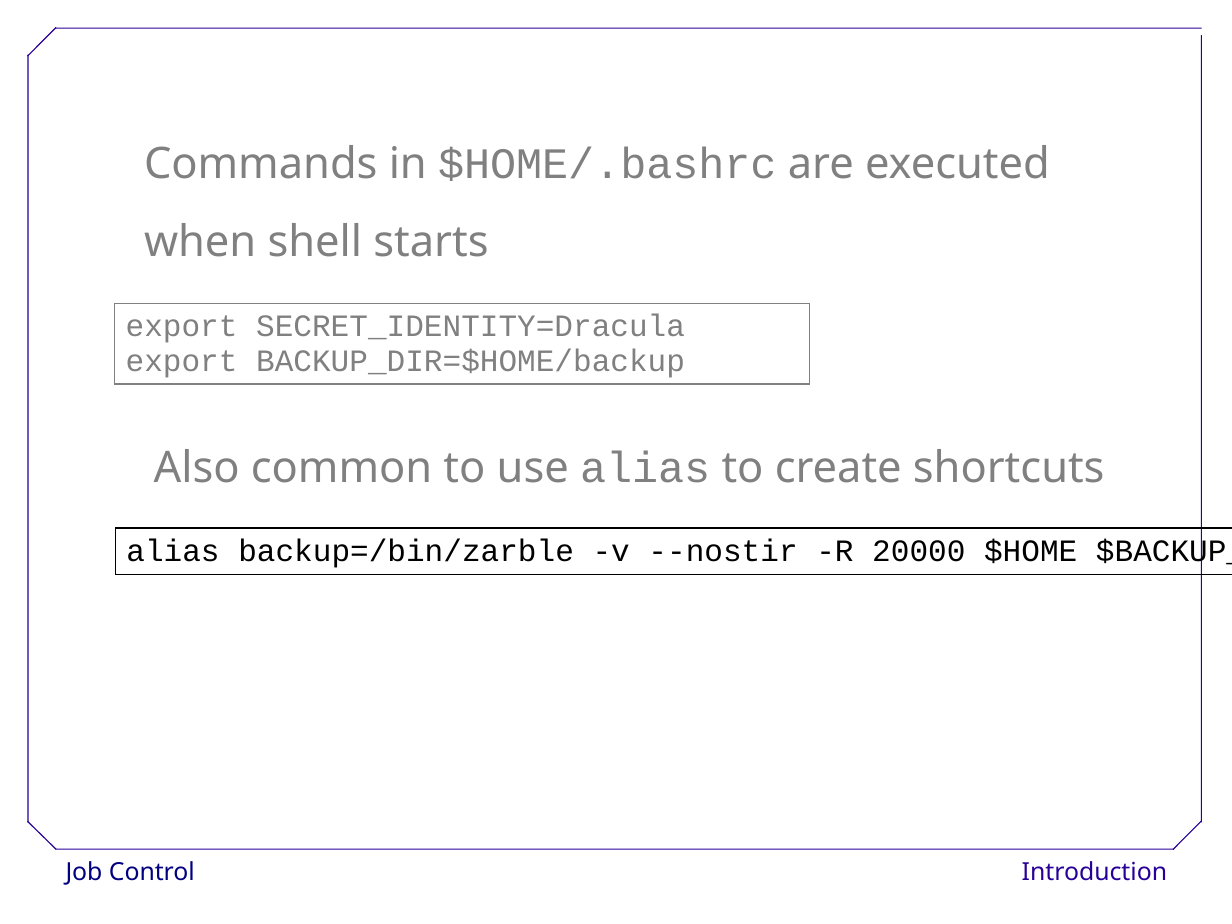
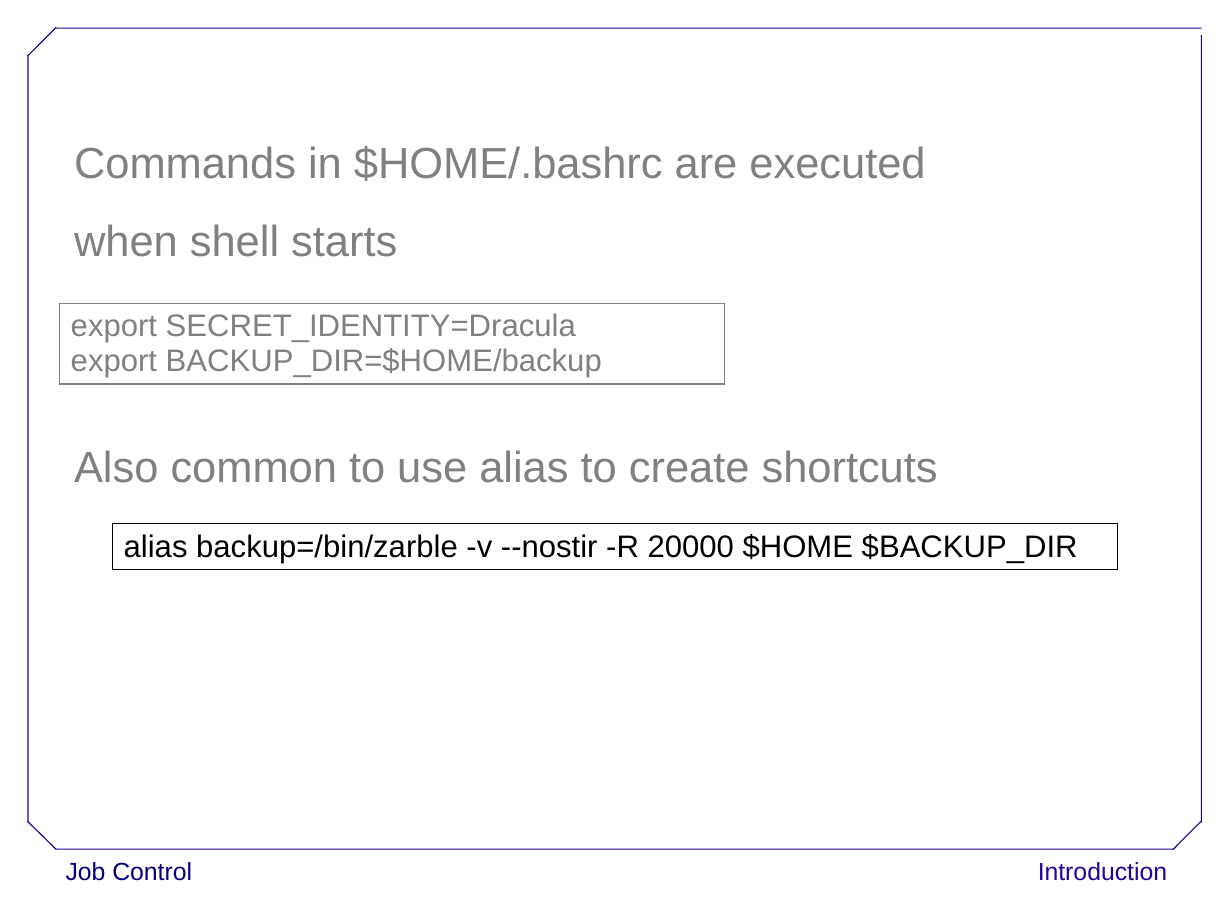
Before and after one commit to ncasuk/ncas-isc, a slide deck: slide 86 of shell/presentations/5_jobvars.ppt. Drawn at 1232x924 pixels with LibreOffice and Linux fonts; fonts in the diff are those of the drawing; background and template pictures are left out. Boxes give left, top, right and bottom in pixels: in the first picture for what was removed or moved away, otherwise in the second. Text is boxed around its words. In the diff, an @@ line names an element or a change of style, - is before the commit and + after.

Commit message:
Standardised fonts across shell presentations to Arial, moved bubbles to correct position and updated shell excercises to accomodate new names of pain files

```diff
--- a/shell/presentations/5_jobvars.ppt
+++ b/shell/presentations/5_jobvars.ppt
@@ text "Commands in $HOME/.bashrc are executed": place and size @@
-text "Commands in $HOME/.bashrc are executed" at box(144, 145, 1050, 257)
+text "Commands in $HOME/.bashrc are executed" at box(74, 146, 925, 257)
@@ text "Commands in $HOME/.bashrc are executed" at box(74, 146, 925, 257): font Noto Sans to Arial in "Commands in are executed", "when shell starts"; font Courier New to Arial in "$HOME/.bashrc" @@
@@ rectangle "export SECRET_IDENTITY=Dracula": place and size @@
-rectangle "export SECRET_IDENTITY=Dracula" at box(114, 303, 809, 383)
+rectangle "export SECRET_IDENTITY=Dracula" at box(59, 303, 724, 383)
@@ rectangle "export SECRET_IDENTITY=Dracula" at box(59, 303, 724, 383): font Courier New to Arial @@
@@ text "Also common to use alias ...": place and size @@
-text "Also common to use alias ..." at box(154, 449, 1105, 483)
+text "Also common to use alias ..." at box(74, 450, 938, 483)
@@ text "Also common to use alias ..." at box(74, 450, 938, 483): font Noto Sans to Arial in "Also common to use to create shortcuts"; font Courier New to Arial in "alias" @@
@@ rectangle "alias backup=/bin/zarble -v --nostir -R ..." at box(113, 524, 1118, 570): font Courier New to Arial @@
@@ rectangle "alias backup=/bin/zarble -v --nostir -R ...": place and size @@
-rectangle "alias backup=/bin/zarble -v --nostir -R ..." at box(115, 528, 1232, 574)
+rectangle "alias backup=/bin/zarble -v --nostir -R ..." at box(113, 524, 1118, 570)
@@ text "Job Control" at box(66, 862, 192, 881): font Noto Sans to Arial @@
@@ text "Introduction" at box(1038, 862, 1167, 881): font Noto Sans to Arial @@
```
Also in this commit, not shown: 87 other slides changed, 9 other files.
